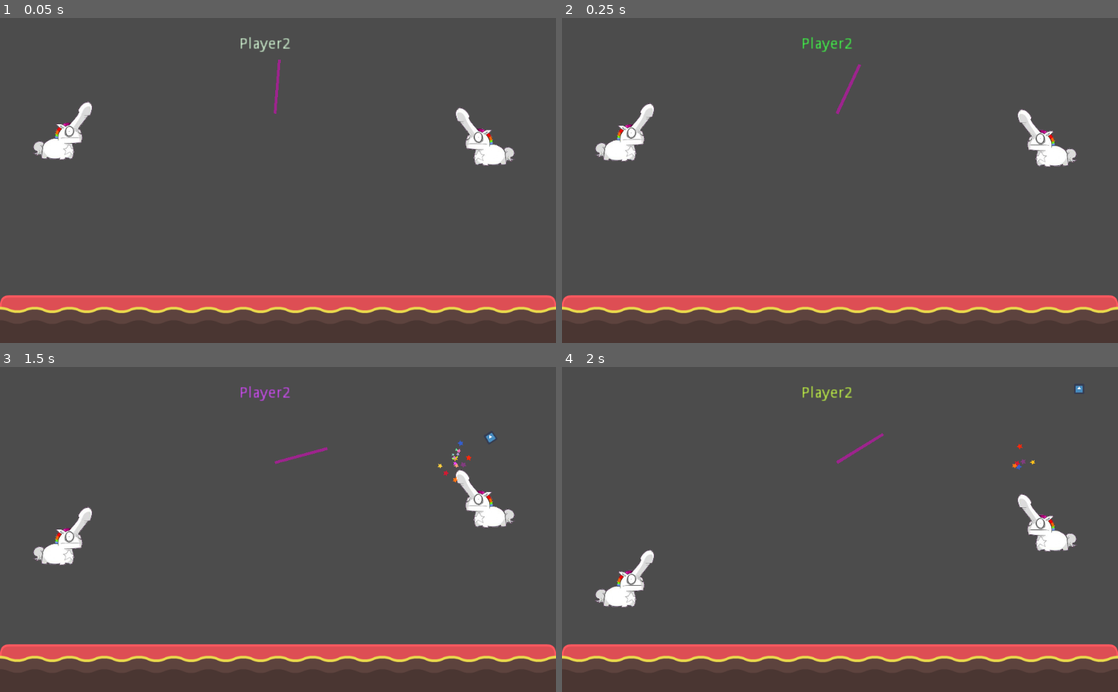
Above: before the commit, frames 1-4 (two rows, left to right).
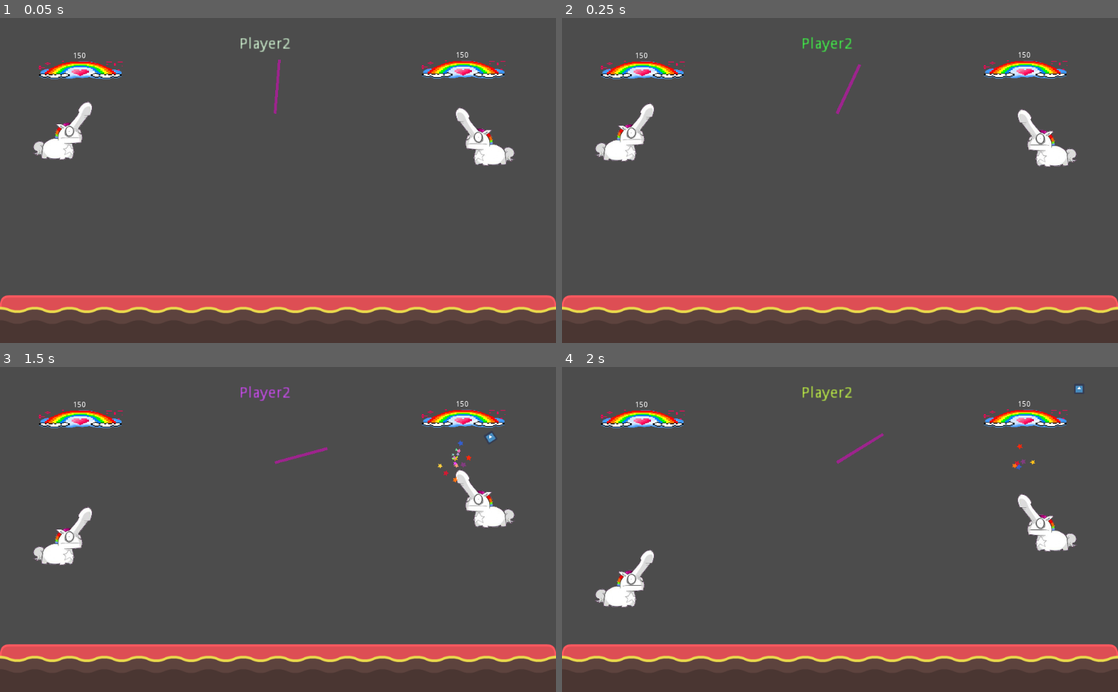
Above: after the commit, the same moments.

Repository: Vrzasq/unicorn_wars
Game: Godot game, scene res://demo/Demo.tscn
Two runs of this game, one before a commit and one after it. Both use one fixed random seed, a clock stepped at 60 frames per second and the inputs below. The project has no main scene, so this scene is started directly. The engine's default icon, where the game draws it, is replaced by a stand-in: a white triangle on a blue panel in a dark square.
Inputs (mouse positions are in pixels of both pictures, inside the frame that each line leads up to):
- Up to frame 1 (0.05 s): no input
- Up to frame 2 (0.25 s): no input
- Up to frame 3 (1.5 s): tap Enter (ui_accept) at 0.5, 0.77 s; move the mouse to (400, 513) at 0.52 s; press the mouse at (400, 513) at 0.53 s; move the mouse to (166, 545) at 1.27 s; release the mouse at (166, 545) at 1.28 s; click (166, 545) at 1.35 s
- Up to frame 4 (2 s): tap Enter (ui_accept) at 1.52 s

The runs differ from the first frame. In frame 1, 1.3% of the frame differs, in the area x 6-91%, y 10-19%; in frame 2, 1.3%; in frame 3, 1.3%; in frame 4, 1.3%.

Commit message:
add hp bar

Diff:
--- a/demo/Demo.tscn
+++ b/demo/Demo.tscn
@@ -10,6 +10,7 @@
 [ext_resource path="res://demo/ShotIndicator.gd" type="Script" id=8]
 [ext_resource path="res://assets/white_star.png" type="Texture" id=9]
 [ext_resource path="res://scenes/ui/player_name/player_name.tscn" type="PackedScene" id=10]
+[ext_resource path="res://scenes/ui/hp_bar/hp_bar.tscn" type="PackedScene" id=11]
 
 [sub_resource type="ConvexPolygonShape2D" id=1]
 points = PoolVector2Array( 0, 0, 64, 0, 64, 64, 0, 64 )
@@ -409,5 +410,16 @@
 
 [node name="PlayerName" parent="HUD" instance=ExtResource( 10 )]
 position = Vector2( 354.56, 34.7196 )
+
+[node name="HpBarPlayer1" parent="HUD" instance=ExtResource( 11 )]
+position = Vector2( 71, 79 )
+max_value = 150
+
+[node name="HpBarPlayer2" parent="HUD" instance=ExtResource( 11 )]
+position = Vector2( 776, 78 )
+max_value = 150
+flip = true
 [connection signal="body_entered" from="Player2" to="Player2" method="_on_Player_body_entered"]
+[connection signal="damage_taken" from="Player2" to="HUD/HpBarPlayer2" method="on_hp_loss"]
 [connection signal="body_entered" from="Player1" to="Player1" method="_on_Player_body_entered"]
+[connection signal="damage_taken" from="Player1" to="HUD/HpBarPlayer1" method="on_hp_loss"]
--- a/demo/Player.gd
+++ b/demo/Player.gd
@@ -138,8 +138,12 @@
 
 
 func take_damage(damage : int) -> void:
+    var damage_taken_arg := DamageTakenArgs.new()
+    damage_taken_arg.current_hp = player_hp
+    damage_taken_arg.damage = damage
     player_hp -= damage
-    emit_signal("damage_taken", player_hp, damage)
+    damage_taken_arg.target_hp = player_hp
+    emit_signal("damage_taken", damage_taken_arg)
     print(player_hp)
 
 
--- a/demo/bullet.gd
+++ b/demo/bullet.gd
@@ -17,6 +17,7 @@
 func _ready() -> void:
     destroy_timer = $DestroyTimer
     destroy_timer.start(time_to_destroy)
+    z_index = 2
 
 
 func _on_RigidBody2D_body_entered(body: Node) -> void:
--- a/project.godot
+++ b/project.godot
@@ -14,10 +14,20 @@
 "language": "GDScript",
 "path": "res://demo/bullet.gd"
 }, {
+"base": "Reference",
+"class": "DamageTakenArgs",
+"language": "GDScript",
+"path": "res://scripts/damage_taken_args.gd"
+}, {
 "base": "Node2D",
 "class": "DemoManager",
 "language": "GDScript",
 "path": "res://demo/demo_manager.gd"
+}, {
+"base": "Node2D",
+"class": "HpBar",
+"language": "GDScript",
+"path": "res://scenes/ui/hp_bar/hp_bar.gd"
 }, {
 "base": "RigidBody2D",
 "class": "Player",
@@ -41,7 +51,9 @@
 } ]
 _global_script_class_icons={
 "Bullet": "",
+"DamageTakenArgs": "",
 "DemoManager": "",
+"HpBar": "",
 "Player": "",
 "PlayerName": "",
 "PowerIndicator": "",
--- /dev/null
+++ b/scenes/ui/hp_bar/hp_bar.gd
@@ -0,0 +1,28 @@
+extends Node2D
+
+class_name HpBar
+
+export(int) var max_value
+export(bool) var flip = false
+
+var progress_bar : TextureProgress
+var hp_label : Label
+
+
+func _ready() -> void:
+    progress_bar = $TextureProgress
+    if flip:
+        progress_bar.fill_mode = TextureProgress.FILL_RIGHT_TO_LEFT
+    hp_label = $Label
+    assign_initial_values()
+
+
+func assign_initial_values() -> void:
+    progress_bar.max_value = max_value
+    progress_bar.value = max_value
+    hp_label.text = str(max_value)
+
+
+func on_hp_loss(damage_take_args : DamageTakenArgs) -> void:
+    progress_bar.value = damage_take_args.target_hp
+    hp_label.text = str(damage_take_args.target_hp)
--- /dev/null
+++ b/scenes/ui/hp_bar/hp_bar.tscn
@@ -0,0 +1,28 @@
+[gd_scene load_steps=4 format=2]
+
+[ext_resource path="res://scenes/ui/hp_bar/hp_bar.gd" type="Script" id=1]
+[ext_resource path="res://assets/clouds.png" type="Texture" id=2]
+[ext_resource path="res://assets/rainbow2.png" type="Texture" id=3]
+
+[node name="HpBar" type="Node2D"]
+position = Vector2( 246.317, 83.6845 )
+scale = Vector2( 0.5, 0.5 )
+script = ExtResource( 1 )
+
+[node name="TextureProgress" type="TextureProgress" parent="."]
+margin_right = 620.0
+margin_bottom = 335.0
+rect_scale = Vector2( 0.5, 0.2 )
+value = 50.0
+texture_under = ExtResource( 2 )
+texture_progress = ExtResource( 3 )
+
+[node name="Label" type="Label" parent="."]
+margin_left = 110.328
+margin_top = -31.5791
+margin_right = 150.328
+margin_bottom = -17.5791
+rect_scale = Vector2( 2, 2 )
+text = "HP"
+align = 1
+valign = 1
--- /dev/null
+++ b/scripts/damage_taken_args.gd
@@ -0,0 +1,7 @@
+extends Reference
+
+class_name DamageTakenArgs
+
+var current_hp : int
+var target_hp : int
+var damage : int
Binary file added: assets/clouds.png
Binary file added: assets/rainbow.png
Not shown, added: assets/rainbow.png.import
Binary file added: assets/rainbow2.png
Not shown, added: assets/rainbow2.png.import
Not shown: 1 places in demo/Demo.tscn that only renumber resources
Not shown, changed: todo.todo
